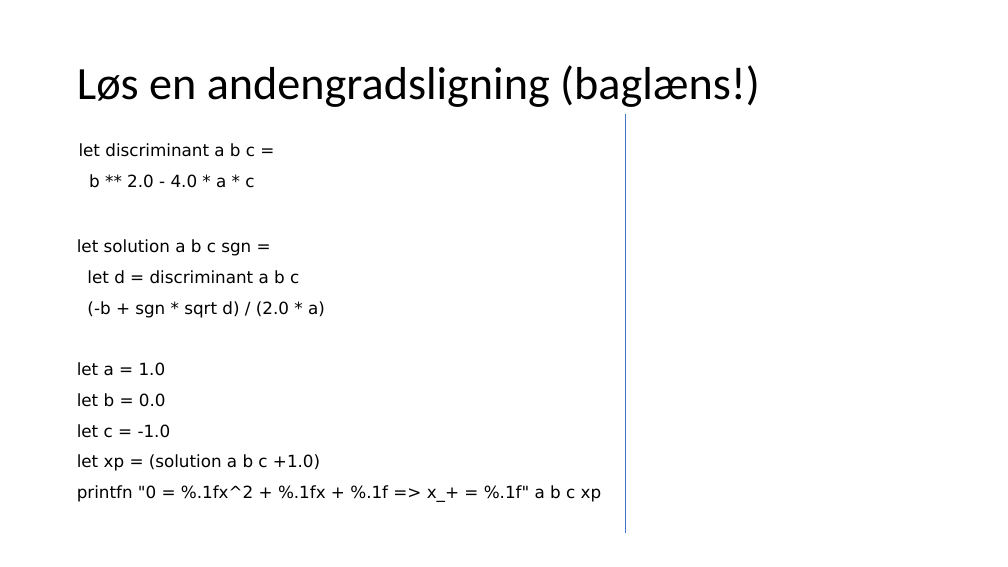
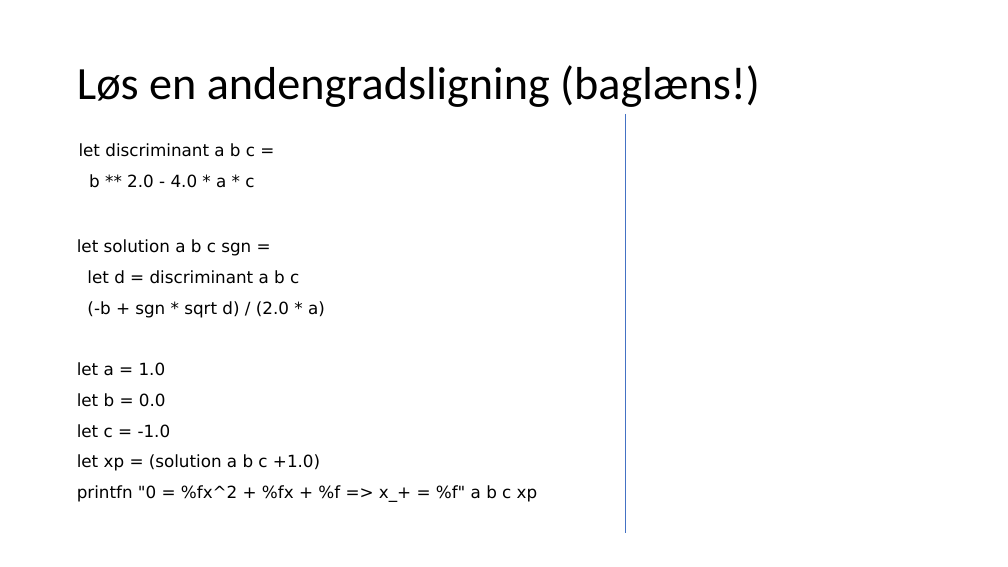
Before and after one commit to fisterloegsovs/pop22, a slide deck: slide 5 of lectures/3.2FunctionsNPrintf/lecture.pptx. Drawn at 1008x567 pixels with LibreOffice and Linux fonts; fonts in the diff are those of the drawing; grey boxes stand for pictures. Boxes give left, top, right and bottom in pixels: in the first picture for what was removed or moved away, otherwise in the second. Text is boxed around its words. In the diff, an @@ line names an element or a change of style, - is before the commit and + after.

```diff
--- a/lectures/3.2FunctionsNPrintf/lecture.pptx
+++ b/lectures/3.2FunctionsNPrintf/lecture.pptx
@@ text at <box>77,485,538,502</box>: text changed @@
-printfn "0 = %.1fx^2 + %.1fx + %.1f => x_+ = %.1f" a b c xp
+printfn "0 = %fx^2 + %fx + %f => x_+ = %f" a b c xp
```
Also in this commit, not shown: 6 other slides changed, 3 slides removed, 3 other files.
